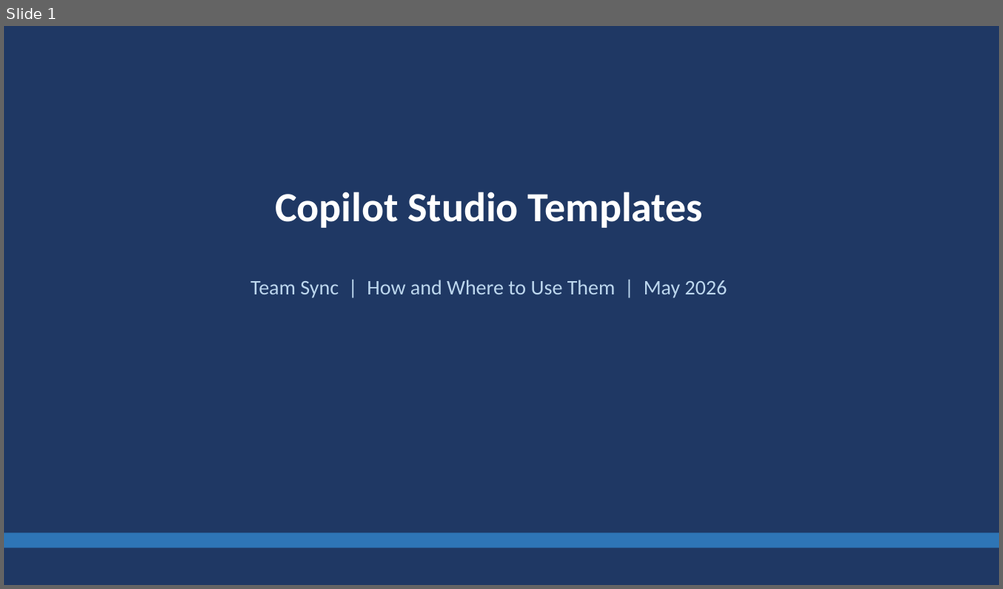
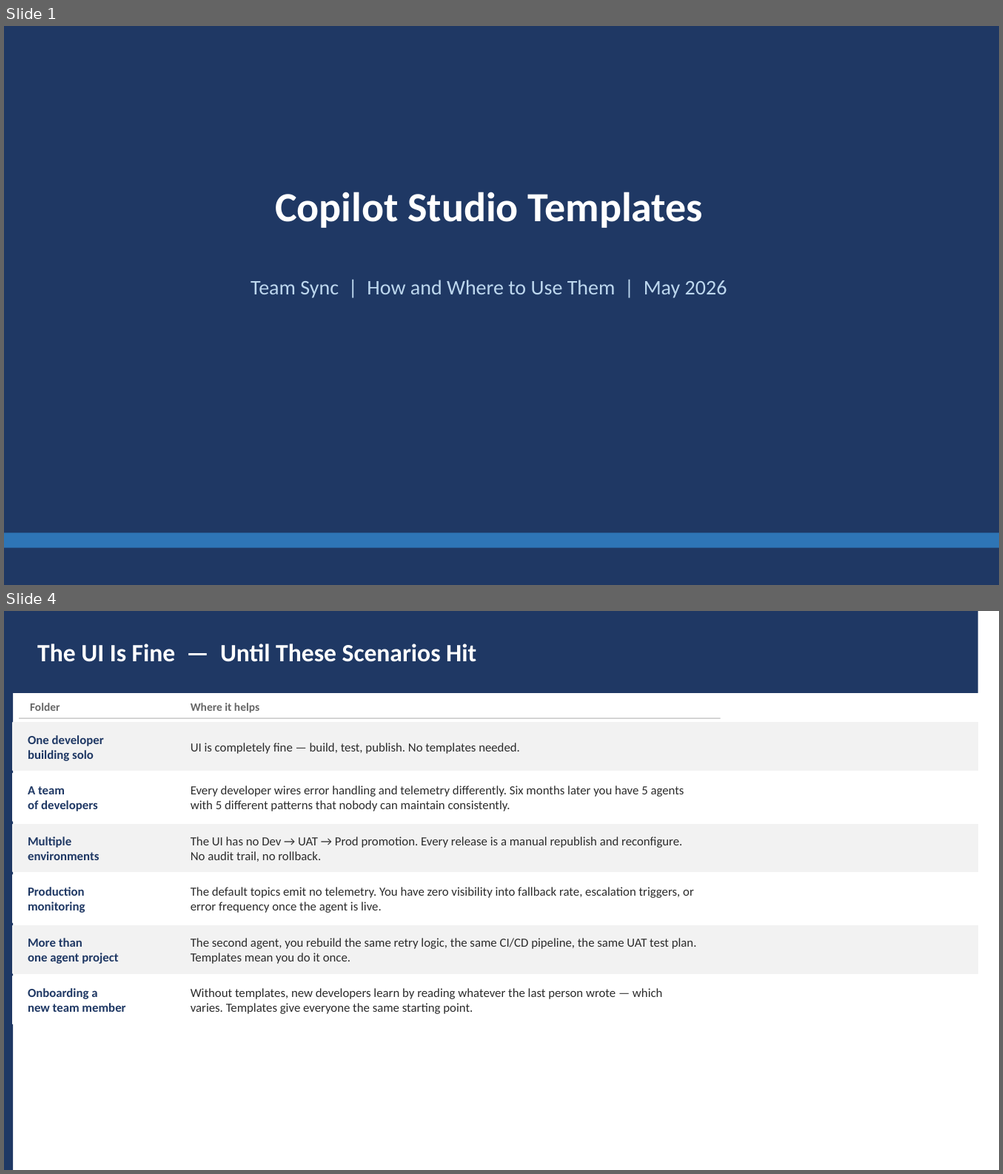
Before and after one commit to ramyabhargavi-p/copilot-studio-templates, a slide deck: docs/demo-prep-presentation.pptx. Shown one above the other, each under a label of ours: slide 1 before the commit, slides 1 and 4 after it; the slides between them are not shown. The pictures are 1003x589 and 1003x1174 pixels, drawn with LibreOffice and Linux fonts; fonts in the diff are those of the drawing. Boxes give left, top, right and bottom in pixels: in the first picture for what was removed or moved away, otherwise in the second. Text is boxed around its words. In the diff, an @@ line names an element or a change of style, - is before the commit and + after.

```diff
--- a/docs/demo-prep-presentation.pptx
+++ b/docs/demo-prep-presentation.pptx
@@ slide 4 added at bbox=[4, 611, 999, 1170], background #FFFFFF @@
@@ rectangle added at bbox=[4, 611, 13, 1170], fill #1F3864 @@
@@ rectangle added at bbox=[13, 611, 978, 693], fill #1F3864 @@
@@ text added at bbox=[37, 644, 476, 662], 24 pt, text #FFFFFF, bold @@
+The UI Is Fine — Until These Scenarios Hit
@@ line added from (19, 718) to (720, 718), #CCCCCC 1 pt @@
@@ text added at bbox=[30, 703, 60, 711], 11 pt, text #666666, bold @@
+Folder
@@ text added at bbox=[190, 703, 259, 713], 11 pt, text #666666, bold @@
+Where it helps
@@ rectangle added at bbox=[13, 723, 978, 771], fill #F2F2F2, outline #F2F2F2 1 pt @@
@@ text added at bbox=[28, 735, 104, 761], 12 pt, text #1F3864, bold @@
+One developer
+building solo
@@ text added at bbox=[190, 743, 520, 754], 12 pt, text #2C2C2C @@
+UI is completely fine — build, test, publish. No templates needed.
@@ rectangle added at bbox=[13, 774, 978, 821], fill #FFFFFF, outline #FFFFFF 1 pt @@
@@ text added at bbox=[28, 786, 98, 812], 12 pt, text #1F3864, bold @@
+A team
+of developers
@@ text added at bbox=[190, 786, 684, 812], 12 pt, text #2C2C2C @@
+Every developer wires error handling and telemetry differently. Six months later you have 5 agents with 5 different patterns that nobody can maintain consistently.
@@ rectangle added at bbox=[13, 824, 978, 872], fill #F2F2F2, outline #F2F2F2 1 pt @@
@@ text added at bbox=[28, 837, 99, 860], 12 pt, text #1F3864, bold @@
+Multiple
+environments
@@ text added at bbox=[190, 837, 682, 862], 12 pt, text #2C2C2C @@
+The UI has no Dev → UAT → Prod promotion. Every release is a manual republish and reconfigure. No audit trail, no rollback.
@@ rectangle added at bbox=[13, 875, 978, 923], fill #FFFFFF, outline #FFFFFF 1 pt @@
@@ text added at bbox=[28, 887, 85, 913], 12 pt, text #1F3864, bold @@
+Production
+monitoring
@@ text added at bbox=[190, 887, 694, 913], 12 pt, text #2C2C2C @@
+The default topics emit no telemetry. You have zero visibility into fallback rate, escalation triggers, or error frequency once the agent is live.
@@ rectangle added at bbox=[13, 925, 978, 974], fill #F2F2F2, outline #F2F2F2 1 pt @@
@@ text added at bbox=[28, 938, 118, 964], 12 pt, text #1F3864, bold @@
+More than
+one agent project
@@ text added at bbox=[190, 938, 697, 964], 12 pt, text #2C2C2C @@
+The second agent, you rebuild the same retry logic, the same CI/CD pipeline, the same UAT test plan. Templates mean you do it once.
@@ rectangle added at bbox=[13, 977, 978, 1025], fill #FFFFFF, outline #FFFFFF 1 pt @@
@@ text added at bbox=[28, 988, 125, 1012], 12 pt, text #1F3864, bold @@
+Onboarding a
+new team member
@@ text added at bbox=[190, 988, 663, 1014], 12 pt, text #2C2C2C @@
+Without templates, new developers learn by reading whatever the last person wrote — which varies. Templates give everyone the same starting point.
```
Also in this commit, not shown: 5 slides changed, 4 other slides added, 3 slides removed, 1 other file.
